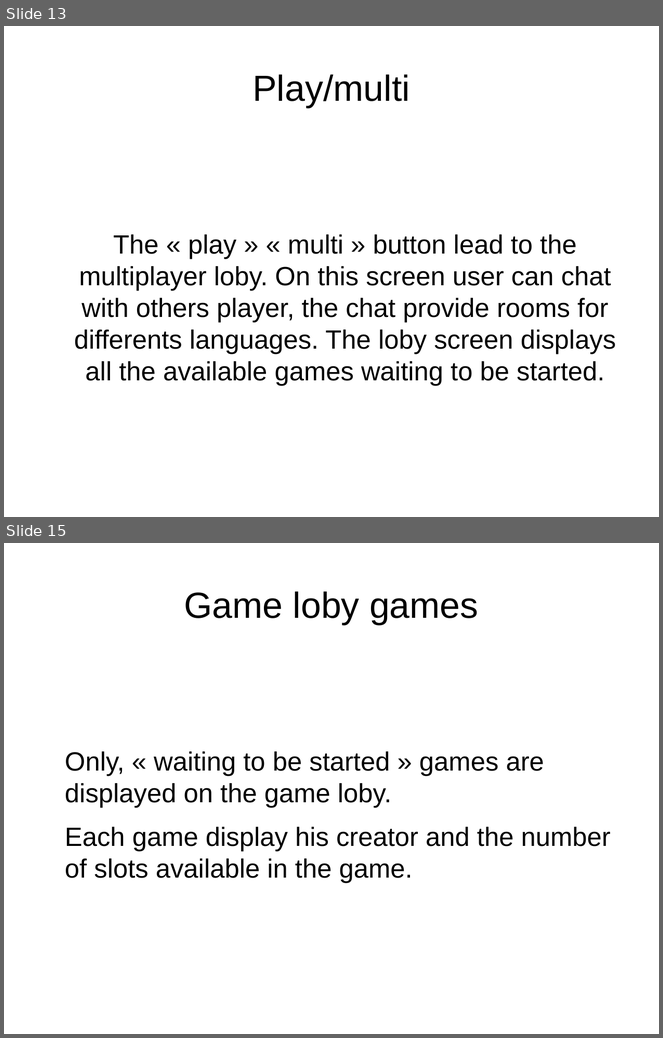
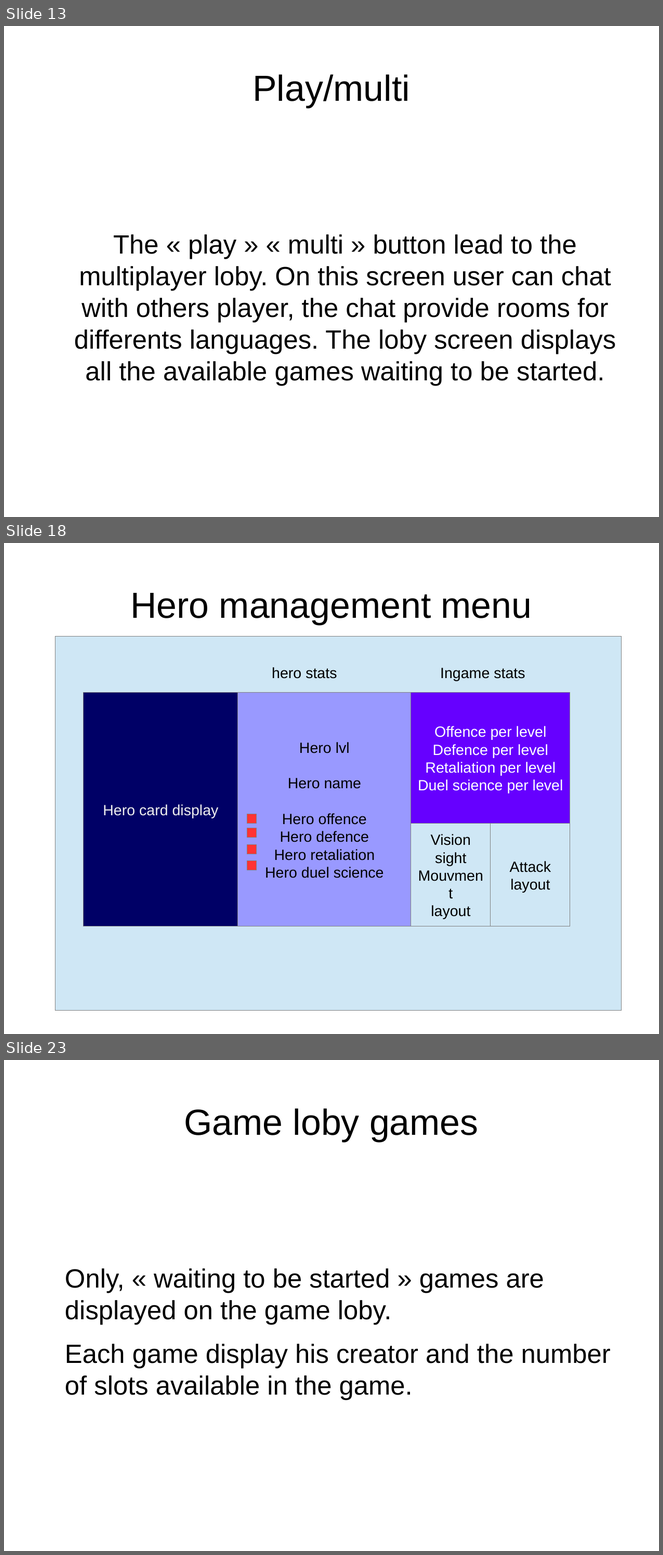
Before and after one commit to idolord/CryptDuel, a slide deck: documentation/interface.menu CDC.odp. Shown one above the other, each under a label of ours: slides 13 and 15 before the commit, slides 13, 18 and 23 after it; the slides between them are not shown. The pictures are 663x1038 and 663x1555 pixels, drawn with LibreOffice and Linux fonts; fonts in the diff are those of the drawing. Boxes give left, top, right and bottom in pixels: in the first picture for what was removed or moved away, otherwise in the second. Text is boxed around its words. In the diff, an @@ line names an element or a change of style, - is before the commit and + after.

```diff
--- a/documentation/interface.menu CDC.odp
+++ b/documentation/interface.menu CDC.odp
@@ slide 18 added at (4,543,659,1034), background #FFFFFF @@
@@ title added at (130,593,532,625), 44 pt, text #000000 @@
+Hero management menu
@@ rectangle added at (55,637,622,1011), fill #CFE7F5, outline #808080 0 pt @@
@@ text added at (272,667,337,679), 18 pt, text #000000 @@
+hero stats
@@ text added at (440,668,525,681), 18 pt, text #000000 @@
+Ingame stats
@@ rectangle added at (84,693,238,927), fill #000066, outline #808080 0 pt, 18 pt, text #EEEEEE @@
+Hero card display
@@ rectangle added at (238,693,411,927), fill #9999FF, outline #808080 0 pt, 18 pt, text #000000 @@
+Hero lvl
+Hero name
+Hero offence
+Hero defence
+Hero retaliation
+Hero duel science
@@ rectangle added at (411,693,571,824), fill #6600FF, outline #808080 0 pt, 18 pt, text #FFFFFF @@
+Offence per level
+Defence per level
+Retaliation per level
+Duel science per level
@@ rectangle added at (247,815,257,824), fill #FF3333, outline #808080 0 pt @@
@@ rectangle added at (247,828,257,838), fill #FF3333, outline #808080 0 pt @@
@@ rectangle added at (411,824,491,926), fill #CFE7F5, outline #808080 0 pt, 18 pt, text #000000 @@
+Vision sight
+Mouvment
+layout
@@ rectangle added at (491,824,571,926), fill #CFE7F5, outline #808080 0 pt, 18 pt, text #000000 @@
+Attack
+layout
@@ rectangle added at (247,845,257,854), fill #FF3333, outline #808080 0 pt @@
@@ rectangle added at (247,861,257,871), fill #FF3333, outline #808080 0 pt @@
@@ what was slide 15 is now slide 23 @@
```
Also in this commit, not shown: 2 slides changed, 8 other slides added.
